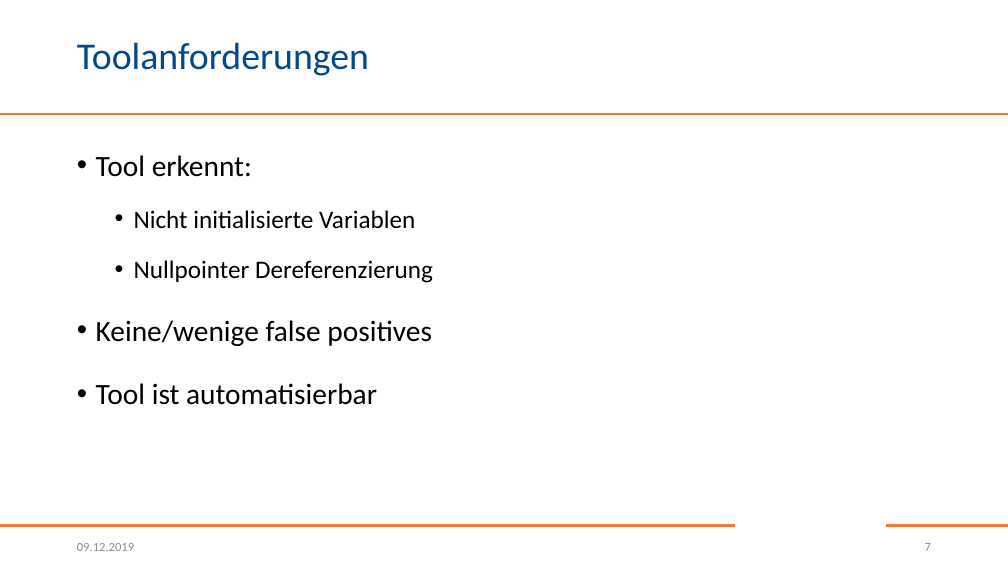
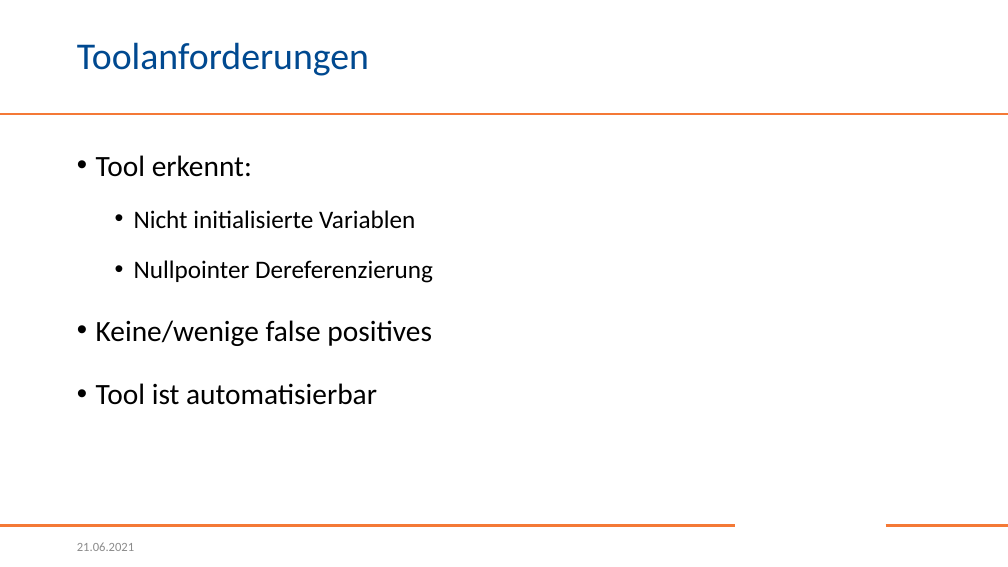
Before and after one commit to Christoph-Mitutoyo/T3000, a slide deck: slide 7 of Stuff/T3000.pptx. Drawn at 1008x567 pixels with LibreOffice and Linux fonts; fonts in the diff are those of the drawing; background and template pictures are left out. Boxes give left, top, right and bottom in pixels: in the first picture for what was removed or moved away, otherwise in the second. Text is boxed around its words. In the diff, an @@ line names an element or a change of style, - is before the commit and + after.

```diff
--- a/Stuff/T3000.pptx
+++ b/Stuff/T3000.pptx
@@ text at [77,542,134,551]: text changed @@
-09.12.2019
+21.06.2021
@@ page number removed at [925,543,931,551] @@
-7
```
Also in this commit, not shown: 10 other slides changed, 1 slide added, 1 slide removed.
